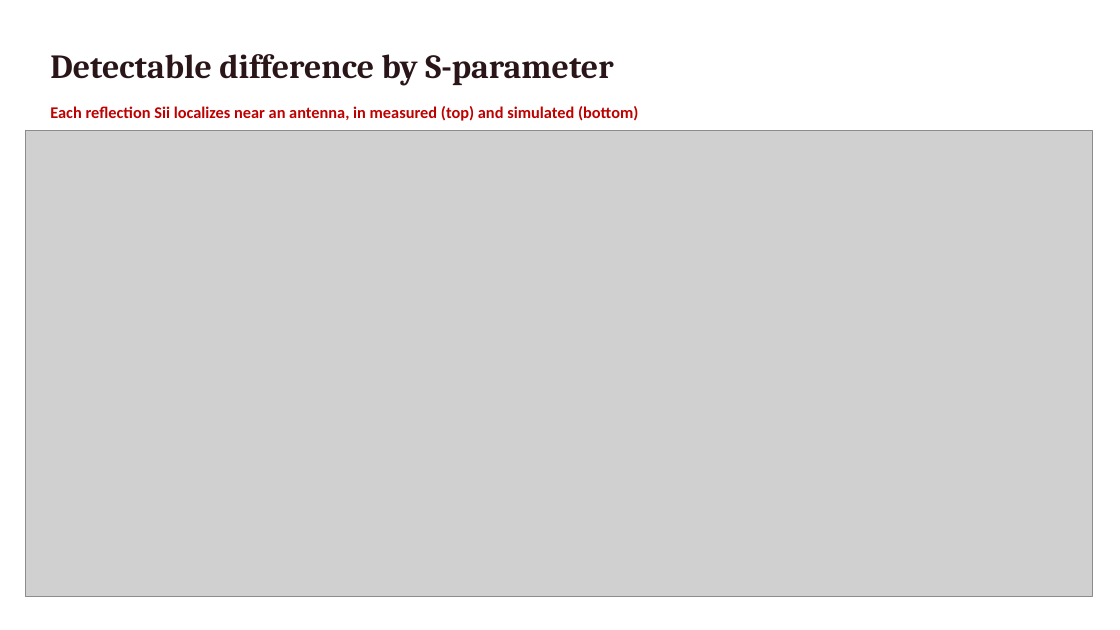
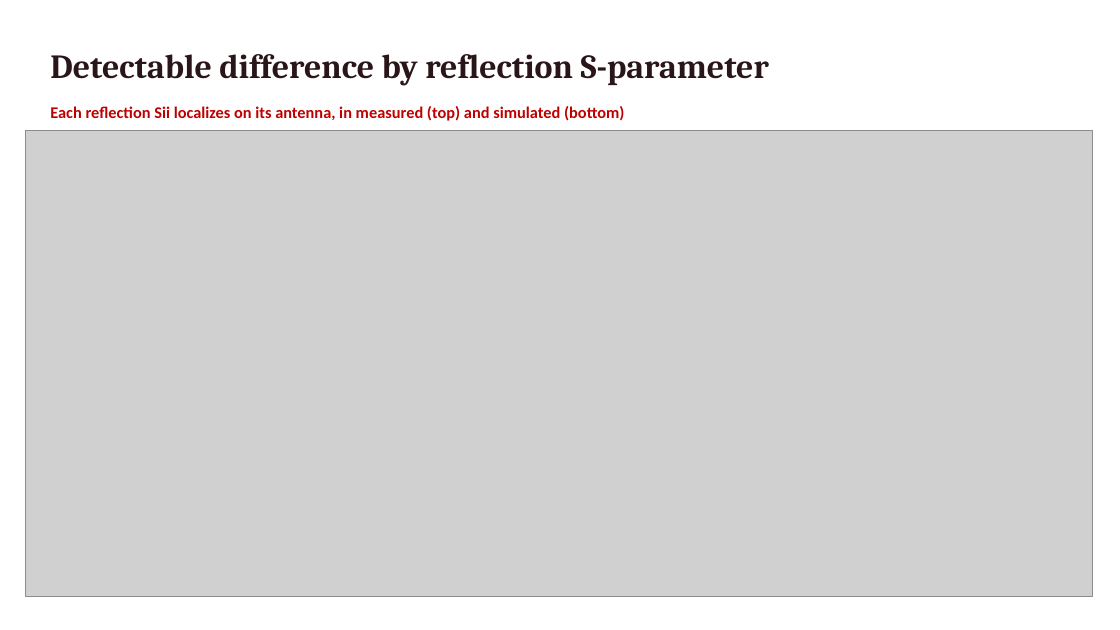
Before and after one commit to pmart1534/microwave-phantom-localization-cnn-mlp, a slide deck: slide 7 of regression_deck/Deck3_Sim_vs_Measured.pptx. Drawn at 1120x630 pixels with LibreOffice and Linux fonts; fonts in the diff are those of the drawing; grey boxes stand for pictures. Boxes give left, top, right and bottom in pixels: in the first picture for what was removed or moved away, otherwise in the second. Text is boxed around its words. In the diff, an @@ line names an element or a change of style, - is before the commit and + after.

```diff
--- a/regression_deck/Deck3_Sim_vs_Measured.pptx
+++ b/regression_deck/Deck3_Sim_vs_Measured.pptx
@@ text at (50, 54, 769, 86): text changed @@
-Detectable difference by S-parameter
+Detectable difference by reflection S-parameter
@@ text at (50, 106, 624, 121): text changed @@
-Each reflection Sii localizes near an antenna, in measured (top) and simulated (bottom)
+Each reflection Sii localizes on its antenna, in measured (top) and simulated (bottom)
```
Also in this commit, not shown: 1 slide added, 4 other files.
